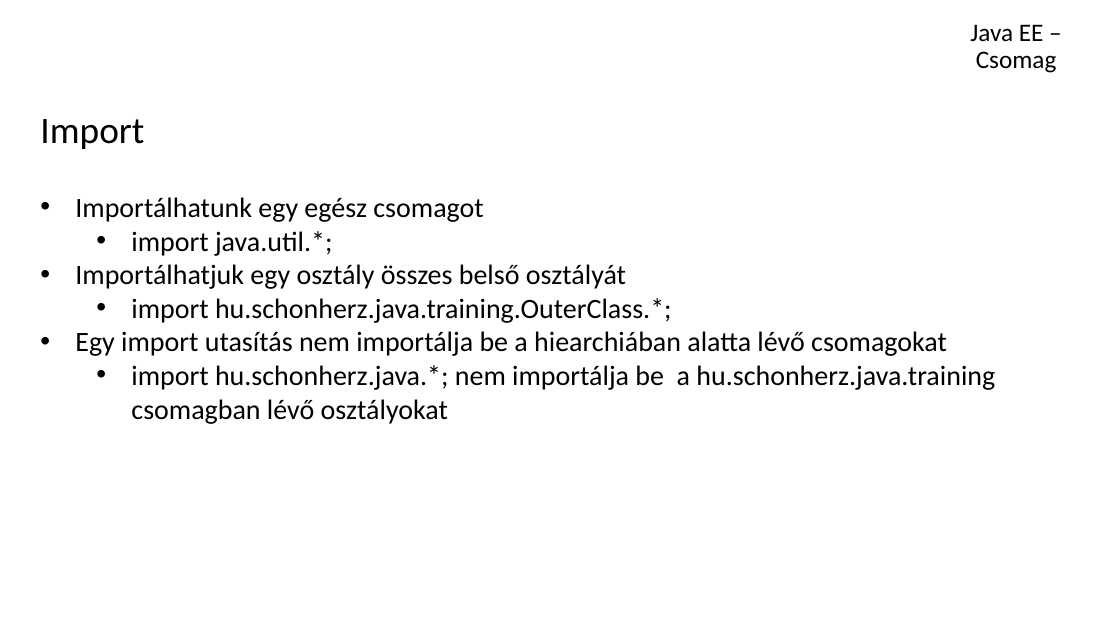
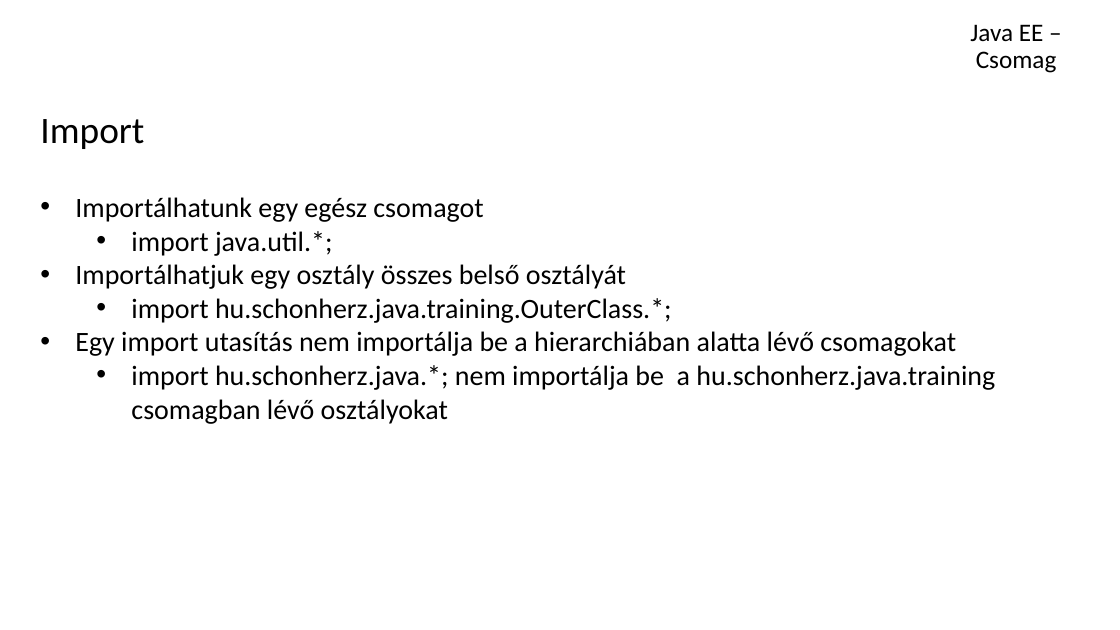
Before and after one commit to schonherz-java-ee-2016-spring/education, a slide deck: slide 6 of documentation/03_JavaAlapok/doc/15 Java alapok ismétlése - Osztály, objektum.pptx. Drawn at 1120x630 pixels with LibreOffice and Linux fonts; fonts in the diff are those of the drawing; background and template pictures are left out. Boxes give left, top, right and bottom in pixels: in the first picture for what was removed or moved away, otherwise in the second. Text is boxed around its words. In the diff, an @@ line names an element or a change of style, - is before the commit and + after.

Commit message:
Java alapok - tipo fixes

```diff
--- a/documentation/03_JavaAlapok/doc/15 Java alapok ismétlése - Osztály, objektum.pptx
+++ b/documentation/03_JavaAlapok/doc/15 Java alapok ismétlése - Osztály, objektum.pptx
@@ text at (x1=75, y1=331, x2=956, y2=356): text changed @@
-• Egy import utasítás nem importálja be a hiearchiában alatta lévő csomagokat
+• Egy import utasítás nem importálja be a hierarchiában alatta lévő csomagokat
```
Also in this commit, not shown: 2 other slides changed, 3 other files.
